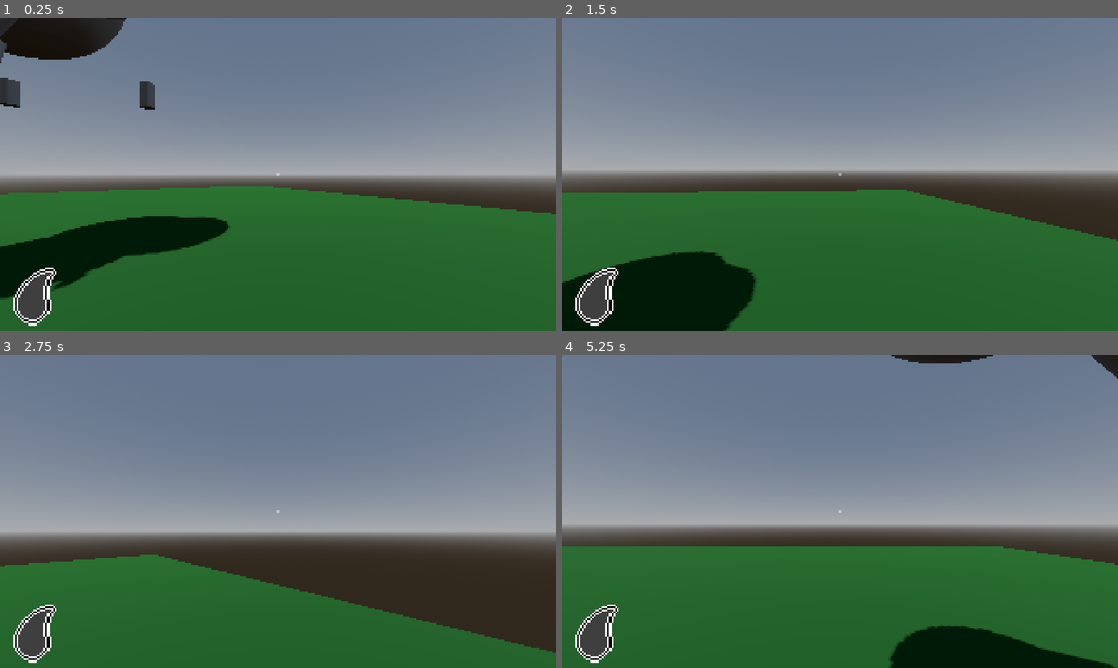
Above: before the commit, frames 1-4 (two rows, left to right).
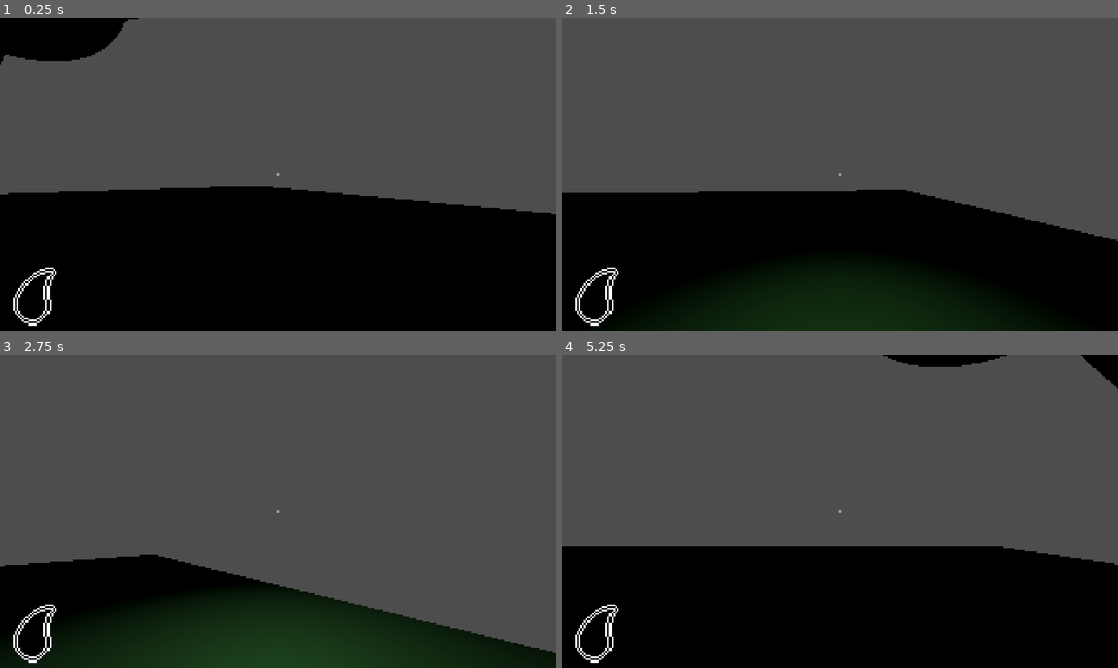
Above: after the commit, the same moments.

Repository: mugrilo18/Need-more
Game: Godot game, scene res://Scenes/Components/World/world.tscn
The game is run twice, just before and just after one commit, with the same random seed, the same clock (stepped at 60 frames per second) and the same inputs.
Inputs (mouse positions are in pixels of both pictures, inside the frame that each line leads up to):
- Up to frame 1 (0.25 s): no input
- Up to frame 2 (1.5 s): tap Enter at 0.5 s; move the mouse to (867, 174) at 0.52 s; hold W (move_up) from 0.53 s (still down); tap F (lantern, bound only after the commit) at 0.6 s; tap Space (jump) at 0.77 s; move the mouse to (812, 174) at 1.27 s; tap E (interact) at 1.35 s
- Up to frame 3 (2.75 s): keep holding W (move_up); tap Space (jump) at 1.52 s; tap F (lantern, bound only after the commit) at 1.55, 2.3 s; move the mouse to (289, 505) at 2.02 s; hold Shift (sprint) from 2.03 s (still down)
- Up to frame 4 (5.25 s): keep holding W (move_up); move the mouse to (834, 517) at 2.77 s; release Shift (sprint) at 2.78 s; tap Q (throw) at 2.85 s; tap Space (jump) at 3.02, 3.77, 4.52 s; tap F (lantern, bound only after the commit) at 3.05, 3.6, 4.35 s; move the mouse to (878, 514) at 3.52 s; tap R (restart) at 4.15 s; move the mouse to (795, 508) at 4.27 s; move the mouse to (845, 511) at 5.02 s; tap E (interact) at 5.1 s

The runs differ from the first frame. In frame 1, 95% of the frame differs, in the area x 0-100%, y 0-100%; in frame 2, 93%; in frame 3, 97%; in frame 4, 97%.

Commit message:
Adding lantern on/off system, oil decrease if lantern is on. Before project was freezing for a few seconds when start, now stopped

Diff:
--- a/Scenes/Components/Characters/player.tscn
+++ b/Scenes/Components/Characters/player.tscn
@@ -15,12 +15,13 @@
 [sub_resource type="StandardMaterial3D" id="StandardMaterial3D_iwdvq"]
 albedo_color = Color(1, 0, 0, 1)
 
-[node name="Player" type="CharacterBody3D" unique_id=2133001960 node_paths=PackedStringArray("head", "grabbed_anchor", "object_grabbed_shape_cast")]
+[node name="Player" type="CharacterBody3D" unique_id=2133001960 node_paths=PackedStringArray("head", "grabbed_anchor", "object_grabbed_shape_cast", "lantern")]
 collision_mask = 14
 script = ExtResource("1_tserw")
 head = NodePath("Head")
 grabbed_anchor = NodePath("Head/SpringArm3D/GrabbedAnchor")
 object_grabbed_shape_cast = NodePath("Head/ObjectGrabbedShapeCast")
+lantern = NodePath("OmniLight3D")
 
 [node name="MeshInstance3D" type="MeshInstance3D" parent="." unique_id=1353388965]
 transform = Transform3D(1, 0, 0, 0, 1, 0, 0, 0, 1, 0, 1, 0)
@@ -52,3 +53,8 @@
 
 [node name="GrabbedAnchor" type="Marker3D" parent="Head/SpringArm3D" unique_id=1799891579]
 transform = Transform3D(1, 0, 0, 0, 1, 0, 0, 0, 1, 0, 0, 1.5)
+
+[node name="OmniLight3D" type="OmniLight3D" parent="." unique_id=1041176226]
+transform = Transform3D(1, 0, 0, 0, 1, 0, 0, 0, 1, 0, 1.5691926, -1.7482193)
+visible = false
+light_energy = 1.5
--- a/Scenes/Components/Machines/oil_machine.tscn
+++ b/Scenes/Components/Machines/oil_machine.tscn
@@ -35,13 +35,13 @@
 [node name="CooldownMachine" type="Timer" parent="." unique_id=1848891210]
 one_shot = true
 
-[node name="Area3D2" type="Area3D" parent="." unique_id=1564285353]
+[node name="Area3D" type="Area3D" parent="." unique_id=1564285353]
 collision_layer = 8
 collision_mask = 16
 
-[node name="CollisionShape3D" type="CollisionShape3D" parent="Area3D2" unique_id=593239580]
+[node name="CollisionShape3D" type="CollisionShape3D" parent="Area3D" unique_id=593239580]
 transform = Transform3D(1, 0, 0, 0, 1, 0, 0, 0, 1, 0.131073, 0.2699585, 0.7120801)
 shape = SubResource("BoxShape3D_yf5fn")
 
 [connection signal="timeout" from="CooldownMachine" to="." method="_on_cooldown_machine_timeout"]
-[connection signal="body_entered" from="Area3D2" to="." method="_on_area_3d_2_body_entered"]
+[connection signal="body_entered" from="Area3D" to="." method="_on_area_3d_body_entered"]
--- a/Scenes/Components/World/tree.tscn
+++ b/Scenes/Components/World/tree.tscn
@@ -8,7 +8,7 @@
 
 [sub_resource type="CylinderShape3D" id="CylinderShape3D_g4v7s"]
 
-[node name="Tree" type="RigidBody3D" unique_id=2124183470]
+[node name="Tree" type="StaticBody3D" unique_id=535016055]
 collision_layer = 4
 collision_mask = 14
 
@@ -46,12 +46,3 @@
 
 [node name="Stick" parent="." unique_id=1368799901 instance=ExtResource("1_3obdt")]
 transform = Transform3D(1, 0, 0, 0, 1, 0, 0, 0, 1, 1.9721787, 3.0853202, 0)
-
-[node name="Stick2" parent="." unique_id=2081234734 instance=ExtResource("1_3obdt")]
-transform = Transform3D(1, 0, 0, 0, 1, 0, 0, 0, 1, -1.8456247, 3.0853202, 0)
-
-[node name="Stick3" parent="." unique_id=763321973 instance=ExtResource("1_3obdt")]
-transform = Transform3D(1, 0, 0, 0, 1, 0, 0, 0, 1, -0.16660345, 3.0853202, -1.3944612)
-
-[node name="Stick4" parent="." unique_id=572363665 instance=ExtResource("1_3obdt")]
-transform = Transform3D(1, 0, 0, 0, 1, 0, 0, 0, 1, 0.008851528, 3.0853202, 1.0896311)
--- a/Scenes/Components/World/world.tscn
+++ b/Scenes/Components/World/world.tscn
@@ -1,36 +1,23 @@
 [gd_scene format=3 uid="uid://clcenh8kb5q65"]
 
 [ext_resource type="PackedScene" uid="uid://ckbcikjesuvo8" path="res://Scenes/Components/World/ground.tscn" id="1_03crl"]
+[ext_resource type="Script" uid="uid://be72j1rpi07cv" path="res://Scripts/Managers/game_manager.gd" id="1_74cjv"]
 [ext_resource type="PackedScene" uid="uid://g120ojgjdxyi" path="res://Scenes/UI/hud.tscn" id="1_r27ec"]
 [ext_resource type="PackedScene" uid="uid://qy7w8o6n18s3" path="res://Scenes/Components/Characters/player.tscn" id="2_r27ec"]
 [ext_resource type="PackedScene" uid="uid://dxdreydgia0ht" path="res://Scenes/Components/Machines/oil_machine.tscn" id="3_74cjv"]
-[ext_resource type="PackedScene" uid="uid://bmap8wt4kg41q" path="res://Scenes/Components/Characters/enemy.tscn" id="5_8ho37"]
 [ext_resource type="PackedScene" uid="uid://cvrx03wyxfhq7" path="res://Scenes/Components/World/tree.tscn" id="6_3lr6x"]
-
-[sub_resource type="ProceduralSkyMaterial" id="ProceduralSkyMaterial_8j60k"]
-sky_horizon_color = Color(0.66224277, 0.6717428, 0.6867428, 1)
-ground_horizon_color = Color(0.66224277, 0.6717428, 0.6867428, 1)
-
-[sub_resource type="Sky" id="Sky_fo5ed"]
-sky_material = SubResource("ProceduralSkyMaterial_8j60k")
-
-[sub_resource type="Environment" id="Environment_5ukr8"]
-background_mode = 2
-sky = SubResource("Sky_fo5ed")
-glow_enabled = true
 
 [node name="World" type="Node3D" unique_id=1527751486]
 
-[node name="CanvasLayer" parent="." unique_id=687148713 instance=ExtResource("1_r27ec")]
+[node name="GameManager" type="Node" parent="." unique_id=2097470881 node_paths=PackedStringArray("countdown_oil")]
+script = ExtResource("1_74cjv")
+countdown_oil = NodePath("CountDownOil")
+
+[node name="CountDownOil" type="Timer" parent="GameManager" unique_id=42078853]
+
+[node name="HUD" parent="." unique_id=687148713 instance=ExtResource("1_r27ec")]
 
 [node name="Environment" type="Node" parent="." unique_id=498969669]
-
-[node name="WorldEnvironment" type="WorldEnvironment" parent="Environment" unique_id=420621895]
-environment = SubResource("Environment_5ukr8")
-
-[node name="DirectionalLight3D" type="DirectionalLight3D" parent="Environment" unique_id=1221251803]
-transform = Transform3D(-0.8660254, -0.43301278, 0.25, 0, 0.49999997, 0.86602545, -0.50000006, 0.75, -0.43301266, 0, 0, 0)
-shadow_enabled = true
 
 [node name="Ground" parent="Environment" unique_id=740330614 instance=ExtResource("1_03crl")]
 
@@ -46,5 +33,4 @@
 transform = Transform3D(1, 0, 0, 0, 1, 0, 0, 0, 1, -4.88685, 0, -8.112182)
 player_ref = NodePath("../Player")
 
-[node name="Enemy" parent="." unique_id=949111316 instance=ExtResource("5_8ho37")]
-transform = Transform3D(1, 0, 0, 0, 1, 0, 0, 0, 1, -5.6312323, 0, 0)
+[connection signal="timeout" from="GameManager/CountDownOil" to="GameManager" method="_on_count_down_oil_timeout"]
--- a/Scenes/UI/hud.tscn
+++ b/Scenes/UI/hud.tscn
@@ -6,9 +6,9 @@
 [ext_resource type="Texture2D" uid="uid://23tva08n0vmr" path="res://Assets/Icons/ProgressBar/charge_over.png" id="3_vsu76"]
 [ext_resource type="Texture2D" uid="uid://bsa7sjh8q2d5h" path="res://Assets/Icons/ProgressBar/charge_progress.png" id="4_ux5h0"]
 
-[node name="HUD" type="CanvasLayer" unique_id=687148713 node_paths=PackedStringArray("oil_charge")]
+[node name="HUD" type="CanvasLayer" unique_id=687148713 node_paths=PackedStringArray("progress_oil")]
 script = ExtResource("1_vsu76")
-oil_charge = NodePath("MarginContainer/TextureProgressBar")
+progress_oil = NodePath("MarginContainer/TextureProgressBar")
 
 [node name="Crosshair" type="Panel" parent="." unique_id=1307522595]
 custom_minimum_size = Vector2(10, 10)
@@ -40,6 +40,7 @@
 layout_mode = 2
 size_flags_horizontal = 0
 size_flags_vertical = 8
+value = 100.0
 fill_mode = 3
 nine_patch_stretch = true
 texture_under = ExtResource("2_8glcj")
--- a/Scripts/Components/Characters/player.gd
+++ b/Scripts/Components/Characters/player.gd
@@ -1,22 +1,25 @@
 extends CharacterBody3D
 class_name Player
-
-var speed: float = 5.0
-const JUMP_VELOCITY = 4.5
 
 @export var head: Node3D
 @export var grabbed_anchor: Marker3D
 @export var object_grabbed_shape_cast: ShapeCast3D
+@export var lantern: OmniLight3D
 
+const JUMP_VELOCITY = 4.5
+
+var speed: float = 5.0
 var grabbed_object: Pickable = null
 var mouse_sens: float = 0.005
 
 func _ready() -> void:
 	Input.set_mouse_mode(Input.MOUSE_MODE_CAPTURED)
+	lantern.visible = false
 
 func _physics_process(delta: float) -> void:
 	_player_movement(delta)
 	_move_grab_object(delta)
+	_lantern()
 
 func _input(event: InputEvent) -> void:
 	_camera_movement(event)
@@ -90,3 +93,9 @@
 	grabbed_object.linear_velocity = required_velocity
 
 	grabbed_object.angular_velocity *= 0.5
+
+func _lantern():
+	if PlayerStatus.lantern == true:
+		lantern.visible = true
+	elif PlayerStatus.lantern == false:
+		lantern.visible = false
--- a/Scripts/Components/Machines/oil_machine.gd
+++ b/Scripts/Components/Machines/oil_machine.gd
@@ -4,12 +4,11 @@
 @export var player_ref: CharacterBody3D
 @export var cooldown_machine: Timer
 
-func _on_area_3d_2_body_entered(body: Node3D) -> void:
+func _on_area_3d_body_entered(body: Node3D) -> void:
 	if body.is_in_group("stick"):
 		player_ref.grabbed_object = null
 		body.queue_free()
 		cooldown_machine.start()
 
 func _on_cooldown_machine_timeout() -> void:
-	PlayerStatus.oil_charge += 50
-	print(PlayerStatus.oil_charge)
+	PlayerStatus.oil_charge += 10
--- a/Scripts/Globals/controls.gd
+++ b/Scripts/Globals/controls.gd
@@ -7,4 +7,11 @@
 
 		if Input.is_action_just_pressed("restart"):
 			get_tree().change_scene_to_file("res://Scenes/Components/World/world.tscn")
-			PlayerStatus.oil_charge = 0
+			PlayerStatus.oil_charge = 100
+
+		if Input.is_action_just_pressed("lantern") and PlayerStatus.lantern == false:
+			print("Ligou o lampião")
+			PlayerStatus.lantern = true
+		elif Input.is_action_just_pressed("lantern") and PlayerStatus.lantern == true:
+			print("Desligou o lampião")
+			PlayerStatus.lantern = false
--- a/Scripts/Globals/player_status.gd
+++ b/Scripts/Globals/player_status.gd
@@ -1,3 +1,4 @@
 extends Node
 
-var oil_charge: int = 0
+var oil_charge: int = 100
+var lantern: bool = false
--- /dev/null
+++ b/Scripts/Managers/game_manager.gd
@@ -0,0 +1,11 @@
+extends Node
+
+@export var countdown_oil: Timer
+
+func _process(_delta: float) -> void:
+	if PlayerStatus.lantern == false:
+		countdown_oil.start()
+
+func _on_count_down_oil_timeout() -> void:
+	if PlayerStatus.lantern == true and PlayerStatus.oil_charge > 0:
+		PlayerStatus.oil_charge -= 10
--- a/Scripts/UI/hud.gd
+++ b/Scripts/UI/hud.gd
@@ -1,6 +1,7 @@
 extends CanvasLayer
+class_name HUD
 
-@export var oil_charge: TextureProgressBar
+@export var progress_oil: TextureProgressBar
 
-func _process(delta: float) -> void:
-	oil_charge.value = PlayerStatus.oil_charge
+func _process(_delta: float) -> void:
+	progress_oil.value = PlayerStatus.oil_charge
--- a/project.godot
+++ b/project.godot
@@ -96,6 +96,11 @@
 "events": [Object(InputEventKey,"resource_local_to_scene":false,"resource_name":"","device":-1,"window_id":0,"alt_press …(192 unchanged characters)…
 ]
 }
+lantern={
+"deadzone": 0.2,
+"events": [Object(InputEventKey,"resource_local_to_scene":false,"resource_name":"","device":-1,"window_id":0,"alt_pressed":false,"shift_pressed":false,"ctrl_pressed":false,"meta_pressed":false,"pressed":false,"keycode":0,"physical_keycode":70,"key_label":0,"unicode":102,"location":0,"echo":false,"script":null)
+]
+}
 
 [layer_names]
 
Not shown, added: Scripts/Managers/game_manager.gd.uid
